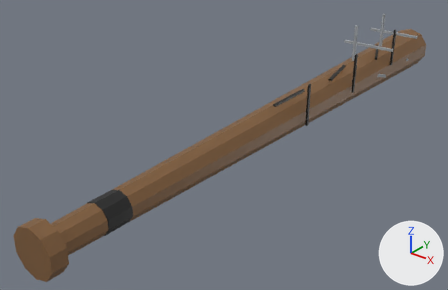
An edit to the glTF model assets/generated/items/bat_nails_w1.glb, drawn before and after from the same camera.
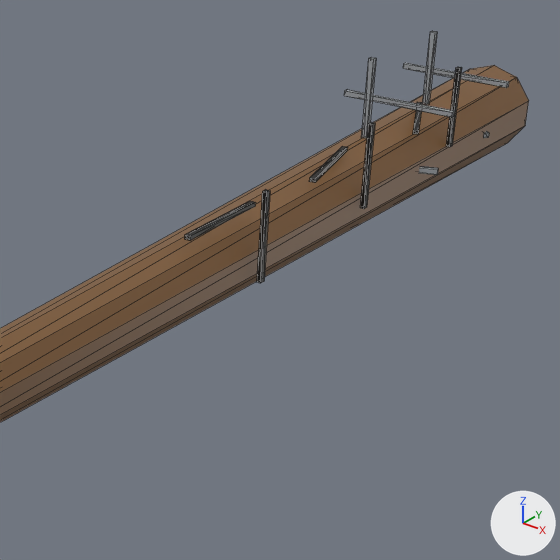
Each version is shown whole from a 50 mm lens placed at (0.452, -0.41, 0.356), pointed at (-0.055, 0.224, -0.037), then close up on the part from 43% to 98% of the width and 0% to 86% of the height. Arrows for +X, +Y and +Z are at lower right; the lights stay in place. The first two pictures are the older version. The close-ups show mesh edges as thin lines. Vertices at exactly the same position are counted once.

The first close-up shows 'bat_nails_w1'.
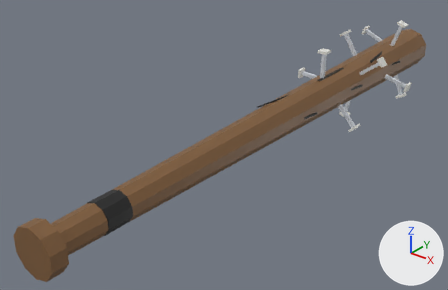
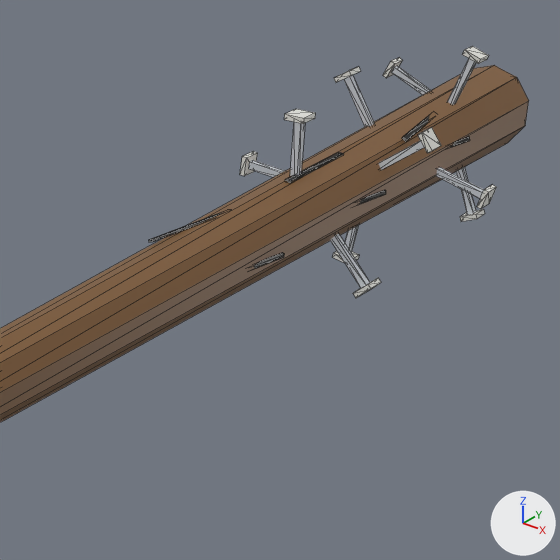
What changed in the scene script:
```text
Change me_bat_nails_w1:
    used by ob_bat_nails_w1; location = (0.0, 0.0, 0.0)
    remove me_bat_nails_w1.from_pydata(...)  # 172 vertices, 276 faces; spans x -0.045..0.045, y -0.14..0.73, z -0.036..0.09
    add me_bat_nails_w1.from_pydata(...)  # 284 vertices, 444 faces; spans x -0.075..0.076, y -0.14..0.73, z -0.076..0.076
    me_bat_nails_w1 part 1: the loose piece of 8 vertices spanning x -0.045..0.045, y 0.548..0.552, z 0.043..0.047 is scaled about its middle by (0.0443, 3.75, 3.74), then moved by (-0.072, -0.094, -0.039)
    me_bat_nails_w1 part 2: the loose piece of 8 vertices spanning x 0.004..0.023, y 0.386..0.459, z 0.032..0.035 is scaled about its middle by (0.686, -1.01, -0.501), then moved by (-0.022, -0.136, -0.009)
    me_bat_nails_w1 part 3: a new loose piece, a box spanning x -0.0075..0.0075, y 0.3925..0.4075, z 0.069..0.073, in mat_defaultmaterial
    me_bat_nails_w1 part 4: a new loose piece, a box spanning x -0.0027..0.0027, y 0.3972..0.4028, z 0.0116..0.069, in mat_defaultmaterial
    me_bat_nails_w1 part 5: the loose piece of 8 vertices spanning x 0.011..0.015, y 0.249..0.323, z 0.032..0.035 is moved by (-0.011, 0.136, -0.005)
    me_bat_nails_w1 part 6: the loose piece of 8 vertices spanning x -0.004..0.03, y 0.524..0.594, z 0.032..0.035 is multiplied about its middle by the matrix ((0.839, 0.221, 0.495), (-0.292, 0.953, 0.07), (-0.456, -0.203, 0.865)), then moved by (0.003, 0.0, -0.006)
    me_bat_nails_w1 part 7: 9 loose pieces with 72 vertices, spanning x -0.045..0.045, y 0.304..0.705, z -0.01..0.09, are deleted
    me_bat_nails_w1 part 8
    8 vertices are removed from x -0.024..0.024, y 0.535..0.615, z 0.0..0.004
    12 faces are deleted
    100 vertices are added at x -0.075..0.076, y 0.294..0.677, z -0.076..0.076
    40 new vertices lie (0.0, 0.006, 0.0) away from vertices in x -0.07..0.071, y 0.425..0.677, z -0.071..0.07
    28 new vertices lie (0.0, 0.015, 0.0) away from vertices in x -0.075..0.076, y 0.505..0.673, z -0.076..0.076
    8 new vertices lie (0.0, 0.014, 0.0) away from vertices in x 0.041..0.064, y 0.421..0.477, z -0.059..0.051
    264 new faces join them
```

What differs and where, as boxes [x1, y1, x2, y2] in the close-ups (560 x 560 px; the box of a moved part takes in the faces that stretch with it):
'bat_nails_w1', reshaped
    before: [0, 31, 529, 422]
    after: [0, 46, 529, 422]
part 1 of me_bat_nails_w1, moved or reshaped
    before: [344, 89, 455, 117]
    after: [240, 151, 257, 176]
part 2 of me_bat_nails_w1, moved or reshaped
    before: [309, 146, 348, 183]
    after: [149, 212, 224, 242]
part 3 of me_bat_nails_w1, added
    after: [284, 109, 315, 124]
part 4 of me_bat_nails_w1, added
    after: [290, 122, 305, 176]
part 5 of me_bat_nails_w1, moved or reshaped
    before: [185, 201, 256, 241]
    after: [285, 152, 344, 183]
part 6 of me_bat_nails_w1, moved or reshaped
    before: [413, 102, 422, 134]
    after: [402, 115, 430, 142]
part 7 of me_bat_nails_w1, deleted
    before: [257, 31, 509, 283]
part 8 of me_bat_nails_w1, built on
    after: [249, 46, 496, 298]
